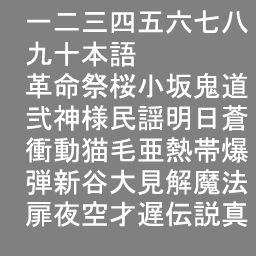
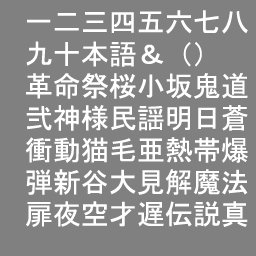
Layer changes from the first 256 × 256 image to the second:
renamed "一二三四五六七八 九十本語 革命祭桜小坂鬼道 弐神様民謡明日" to "一二三四五六七八 九十本語＆（） 革命祭桜小坂鬼道 弐神様民", painted on it over (141, 42, 202, 67)
